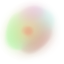
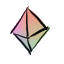
Layer changes from the first w=64, h=64 image to the second:
painted on "Layer 2" over (0, 0, 60, 61)
renamed "Layer 3" to "Layer 4", painted on it over (0, 0, 60, 61)
